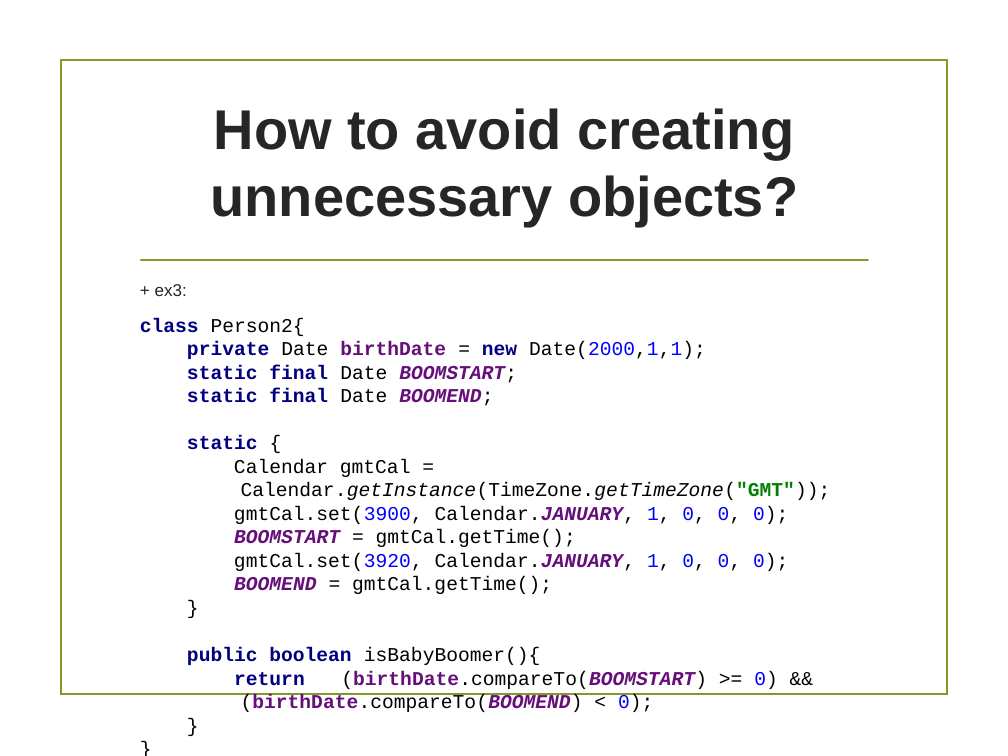
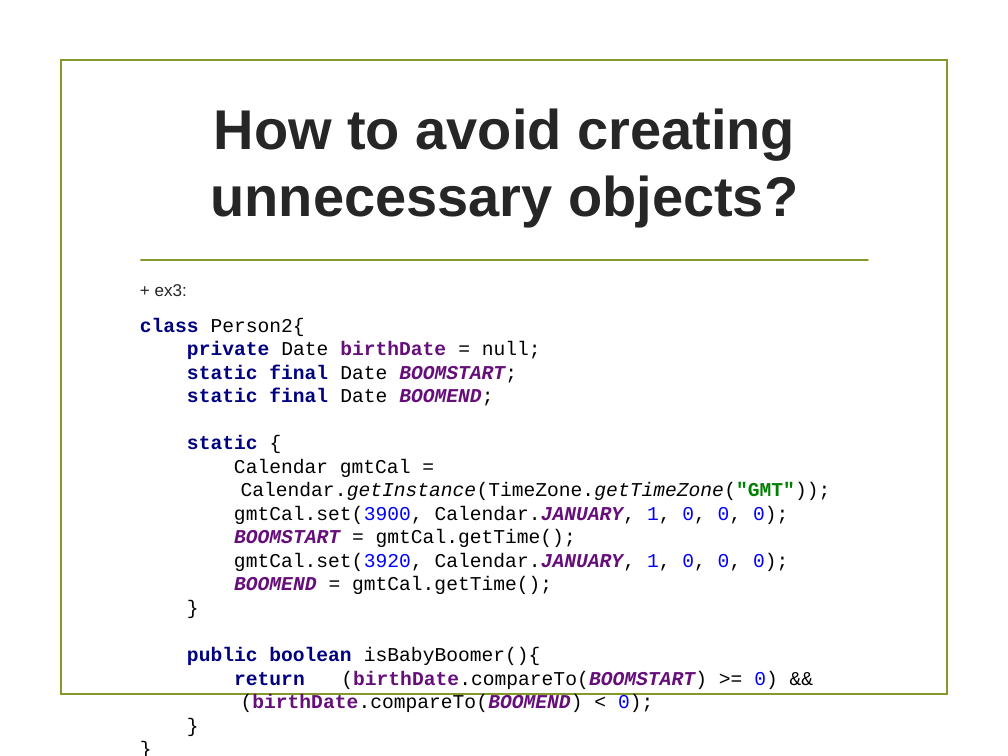
Before and after one commit to tiendatdk3493/Tai_Lieu, a slide deck: slide 6 of AVOID CREATING UNNECESSARY OBJECTS.pptx (slide 7 before the commit). Drawn at 1008x756 pixels with LibreOffice and Linux fonts; fonts in the diff are those of the drawing; background and template pictures are left out. Boxes give left, top, right and bottom in pixels: in the first picture for what was removed or moved away, otherwise in the second. Text is boxed around its words. In the diff, an @@ line names an element or a change of style, - is before the commit and + after.

```diff
--- a/AVOID CREATING UNNECESSARY OBJECTS.pptx
+++ b/AVOID CREATING UNNECESSARY OBJECTS.pptx
@@ text at (140, 318, 831, 712): text changed @@
-class Person2{
-private Date birthDate = new Date(2000,1,1);
-static final Date BOOMSTART;
-static final Date BOOMEND;
-static {
-Calendar gmtCal = Calendar.getInstance(TimeZone.getTimeZone("GMT"));
-gmtCal.set(3900, Calendar.JANUARY, 1, 0, 0, 0);
-BOOMSTART = gmtCal.getTime();
-gmtCal.set(3920, Calendar.JANUARY, 1, 0, 0, 0);
-BOOMEND = gmtCal.getTime();
-}
-public boolean isBabyBoomer(){
-return (birthDate.compareTo(BOOMSTART) >= 0) && (birthDate.compareTo(BOOMEND) < 0);
-}
-}
+class Person2{
+private Date birthDate = null;
+static final Date BOOMSTART;
+static final Date BOOMEND;
+static {
+Calendar gmtCal = Calendar.getInstance(TimeZone.getTimeZone("GMT"));
+gmtCal.set(3900, Calendar.JANUARY, 1, 0, 0, 0);
+BOOMSTART = gmtCal.getTime();
+gmtCal.set(3920, Calendar.JANUARY, 1, 0, 0, 0);
+BOOMEND = gmtCal.getTime();
+}
+public boolean isBabyBoomer(){
+return (birthDate.compareTo(BOOMSTART) >= 0) && (birthDate.compareTo(BOOMEND) < 0);
+}
+}
```
Also in this commit, not shown: 2 other slides changed, 1 slide added, 1 slide removed.
